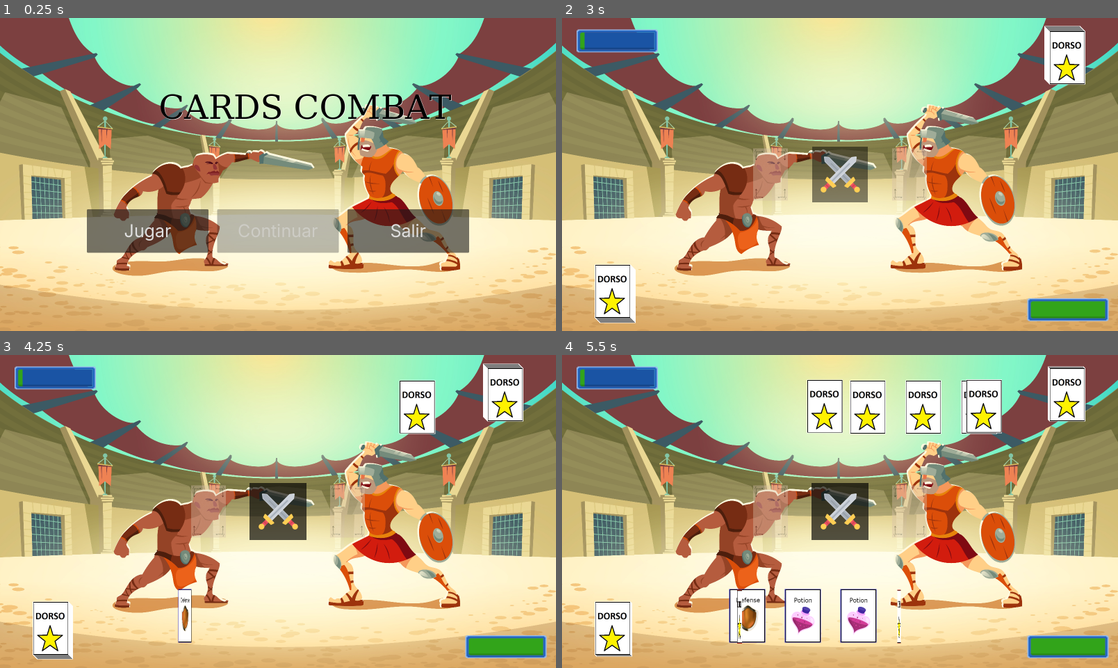
Above: before the commit, frames 1-4 (two rows, left to right).
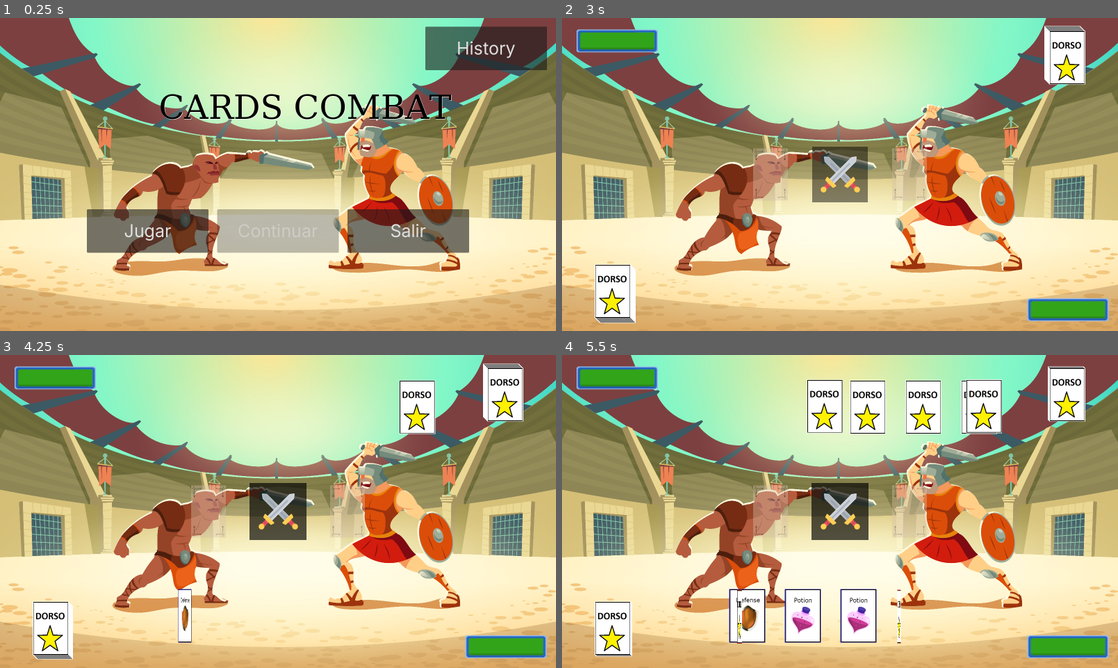
Above: after the commit, the same moments.

Repository: ChrisNGDC/cards_combat_game
Game: Godot game, scene res://escenes/main_menu.tscn
Two runs of this game, one before a commit and one after it. Both use one fixed random seed, a clock stepped at 60 frames per second and the inputs below.
Inputs (mouse positions are in pixels of both pictures, inside the frame that each line leads up to):
- Up to frame 1 (0.25 s): no input
- Up to frame 2 (3 s): click (1045, 49) at 0.5 s, where only the run after the commit has a clickable "History"; click (617, 52) at 1.25 s, where only the run after the commit has a clickable "Back"; click "Jugar" at 2 s; tap Enter at 2.75 s; drag from (701, 174) to (945, 174) at 2.77 s
- Up to frame 3 (4.25 s): click (278, 511) at 3.5 s
- Up to frame 4 (5.5 s): click (840, 511) at 4.25 s; click (840, 511) at 5 s

The runs differ from the first frame. In frame 1, 3.1% of the frame differs, in the area x 76-99%, y 2-17%; in frame 2, 0.7%; in frame 3, 0.7%; in frame 4, 0.7%.

Commit message:
historial de partidas agregado

Diff:
--- /dev/null
+++ b/escenes/deck_overlay.tscn
@@ -0,0 +1,44 @@
+[gd_scene format=3 uid="uid://dma0kfkxtq4pi"]
+
+[ext_resource type="Script" uid="uid://daprw7wlelbff" path="res://scripts/MainMenu/deck_overlay.gd" id="1_lskk3"]
+[ext_resource type="Script" uid="uid://bg4hhu4xbx5mf" path="res://scripts/MainMenu/item_shelf.gd" id="2_lskk3"]
+
+[node name="DeckOverlay" type="CanvasLayer" unique_id=1022579553]
+script = ExtResource("1_lskk3")
+
+[node name="ColorRect" type="ColorRect" parent="." unique_id=373236479]
+anchors_preset = 15
+anchor_right = 1.0
+anchor_bottom = 1.0
+grow_horizontal = 2
+grow_vertical = 2
+color = Color(0, 0, 0, 0.40392157)
+
+[node name="ItemShelf" type="HFlowContainer" parent="." unique_id=278130130]
+z_index = 5
+anchors_preset = 15
+anchor_right = 1.0
+anchor_bottom = 1.0
+offset_left = 174.0
+offset_top = 164.0
+offset_right = -185.0
+offset_bottom = -207.0
+grow_horizontal = 2
+grow_vertical = 2
+size_flags_horizontal = 3
+size_flags_vertical = 3
+theme_override_constants/h_separation = 10
+theme_override_constants/v_separation = 10
+alignment = 1
+last_wrap_alignment = 1
+script = ExtResource("2_lskk3")
+
+[node name="CloseButton" type="Button" parent="." unique_id=1318211013]
+offset_left = 699.0
+offset_top = 730.0
+offset_right = 910.0
+offset_bottom = 867.0
+theme_override_font_sizes/font_size = 50
+text = "Close"
+
+[connection signal="pressed" from="CloseButton" to="." method="_on_close_button_pressed"]
--- /dev/null
+++ b/escenes/history_entry.tscn
@@ -0,0 +1,30 @@
+[gd_scene format=3 uid="uid://jkub1bbktbli"]
+
+[ext_resource type="Script" uid="uid://cd76d78qkux4" path="res://scripts/MainMenu/history_entry.gd" id="1_l30ns"]
+
+[sub_resource type="Theme" id="Theme_l30ns"]
+default_font_size = 50
+
+[node name="HistoryEntry" type="HBoxContainer" unique_id=1610987984]
+offset_right = 30.0
+offset_bottom = 23.0
+theme = SubResource("Theme_l30ns")
+theme_override_constants/separation = 20
+script = ExtResource("1_l30ns")
+
+[node name="DateLabel" type="Label" parent="." unique_id=634362041]
+layout_mode = 2
+
+[node name="ResultLabel" type="Label" parent="." unique_id=1963291918]
+layout_mode = 2
+
+[node name="PlayerDeckButton" type="Button" parent="." unique_id=1270956001]
+layout_mode = 2
+text = "Player"
+
+[node name="CPUDeckButton" type="Button" parent="." unique_id=49342596]
+layout_mode = 2
+text = "CPU"
+
+[connection signal="pressed" from="PlayerDeckButton" to="." method="_on_player_deck_button_pressed"]
+[connection signal="pressed" from="CPUDeckButton" to="." method="_on_cpu_deck_button_pressed"]
--- /dev/null
+++ b/escenes/history_menu.tscn
@@ -0,0 +1,45 @@
+[gd_scene format=3 uid="uid://cqsiuf2ecnqmp"]
+
+[ext_resource type="Script" uid="uid://4bgfjgioukuq" path="res://scripts/MainMenu/history_menu.gd" id="1_6vont"]
+
+[node name="HistoryMenu" type="Control" unique_id=1901656517]
+layout_mode = 3
+anchors_preset = 15
+anchor_right = 1.0
+anchor_bottom = 1.0
+grow_horizontal = 2
+grow_vertical = 2
+script = ExtResource("1_6vont")
+
+[node name="Background" type="ColorRect" parent="." unique_id=1022262977]
+layout_mode = 1
+anchors_preset = 15
+anchor_right = 1.0
+anchor_bottom = 1.0
+grow_horizontal = 2
+grow_vertical = 2
+color = Color(0.24115604, 0.24115604, 0.24115601, 0.99607843)
+
+[node name="ScrollContainer" type="ScrollContainer" parent="." unique_id=1041779064]
+layout_mode = 1
+anchors_preset = 15
+anchor_right = 1.0
+anchor_bottom = 1.0
+grow_horizontal = 2
+grow_vertical = 2
+
+[node name="HistoryList" type="VBoxContainer" parent="ScrollContainer" unique_id=2078961321]
+layout_mode = 2
+size_flags_horizontal = 6
+size_flags_vertical = 6
+
+[node name="BackButton" type="Button" parent="." unique_id=912264283]
+layout_mode = 0
+offset_left = 30.0
+offset_top = 30.0
+offset_right = 277.0
+offset_bottom = 174.0
+theme_override_font_sizes/font_size = 50
+text = "Back"
+
+[connection signal="pressed" from="BackButton" to="." method="_on_back_button_pressed"]
--- a/escenes/main_menu.tscn
+++ b/escenes/main_menu.tscn
@@ -211,6 +211,8 @@
 script = SubResource("GDScript_ofhy1")
 
 [node name="Camera2D" type="Camera2D" parent="." unique_id=1235040181]
+z_index = 25
+editor_draw_limits = true
 
 [node name="Background" type="Sprite2D" parent="." unique_id=1146990033]
 scale = Vector2(0.3, 0.3)
@@ -274,5 +276,15 @@
 icon_alignment = 1
 metadata/_edit_use_anchors_ = true
 
+[node name="History" type="Button" parent="MenuOptions" unique_id=1784234902]
+layout_mode = 0
+offset_left = 424.0
+offset_top = -425.0
+offset_right = 774.0
+offset_bottom = -300.0
+theme_override_font_sizes/font_size = 50
+text = "History"
+
 [connection signal="pressed" from="MenuOptions/Play" to="MenuOptions" method="_on_play_pressed"]
 [connection signal="pressed" from="MenuOptions/Exit" to="MenuOptions" method="_on_exit_pressed"]
+[connection signal="pressed" from="MenuOptions/History" to="MenuOptions" method="_on_history_pressed"]
--- a/scripts/Combat/card_manager.gd
+++ b/scripts/Combat/card_manager.gd
@@ -255,8 +255,6 @@
 	instance.setup(won)
 	var run_data = {
 		"date": Time.get_date_string_from_system(),
-		"player_hp": GlobalData.player_hp,
-		"cpu_hp": GlobalData.cpu_hp,
 		"won": (GlobalData.player_hp > 0),
 		"player_deck": cards_to_save(GlobalData.selected_deck.cartas),
 		"cpu_deck": cards_to_save(GlobalData.selected_deck.cartas)
@@ -267,8 +265,7 @@
 	var deck_cards = []
 	for card in deck:
 		deck_cards.append({
-			"nombre": card.nombre,
-			"nivel_actual": card.nivel_actual,
-			"nivel_max": card.nivel_max
+			"tipo": card.nombre,
+			"datos": [card.nivel_actual, card.nivel_max]
 		})
 	return deck_cards
--- /dev/null
+++ b/scripts/MainMenu/deck_overlay.gd
@@ -0,0 +1,17 @@
+extends CanvasLayer
+
+@onready var shelf = $ItemShelf
+
+func display_deck(deck_data: Array):
+	for child in shelf.get_children():
+		child.queue_free()
+
+	var mazo = []
+	for card_info in deck_data:
+		var nueva_carta = GlobalData.create_card(card_info.tipo, card_info.datos)
+		mazo.append(nueva_carta)
+
+	shelf.mostrar_cartas(mazo)
+
+func _on_close_button_pressed():
+	queue_free()
--- /dev/null
+++ b/scripts/MainMenu/history_entry.gd
@@ -0,0 +1,17 @@
+extends HBoxContainer
+
+signal show_deck_requested(deck_data)
+
+var run_data: Dictionary
+
+func setup(data: Dictionary):
+	run_data = data
+	$DateLabel.text = data["date"]
+	$ResultLabel.text = "WIN" if data["won"] else "LOSS"
+	$ResultLabel.add_theme_color_override("font_color", Color.GREEN if data["won"] else Color.RED)
+
+func _on_player_deck_button_pressed():
+	show_deck_requested.emit(run_data["player_deck"])
+
+func _on_cpu_deck_button_pressed():
+	show_deck_requested.emit(run_data["cpu_deck"])
--- /dev/null
+++ b/scripts/MainMenu/history_menu.gd
@@ -0,0 +1,27 @@
+extends Control
+
+@onready var list = $ScrollContainer/HistoryList
+var entry_scene = preload("res://escenes/history_entry.tscn")
+var overlay_scene = preload("res://escenes/deck_overlay.tscn")
+
+func _ready():
+	display_history()
+
+func display_history():
+	for child in list.get_children():
+		child.queue_free()
+
+	var history = SaveManager.load_history()
+	for run in history:
+		var entry = entry_scene.instantiate()
+		list.add_child(entry)
+		entry.setup(run)
+		entry.show_deck_requested.connect(_on_show_deck_requested)
+
+func _on_show_deck_requested(deck_data: Array):
+	var overlay = overlay_scene.instantiate()
+	add_child(overlay)
+	overlay.display_deck(deck_data)
+
+func _on_back_button_pressed():
+	get_tree().change_scene_to_file("res://escenes/main_menu.tscn")
--- /dev/null
+++ b/scripts/MainMenu/item_shelf.gd
@@ -0,0 +1,20 @@
+extends HFlowContainer
+
+var card_scene = preload("res://escenes/card.tscn")
+
+func mostrar_cartas(mazo: Array):
+	for child in get_children():
+		child.queue_free()
+
+	for carta in mazo:
+		var wrapper = Control.new()
+		wrapper.custom_minimum_size = Vector2(150, 200)
+		wrapper.mouse_filter = Control.MOUSE_FILTER_PASS
+		add_child(wrapper)
+
+		var nueva_carta = card_scene.instantiate()
+		wrapper.add_child(nueva_carta)
+		nueva_carta.setup(carta, true)
+		nueva_carta.show_card(true)
+		nueva_carta.dar_borde()
+		nueva_carta.position = wrapper.custom_minimum_size / 2
--- a/scripts/MainMenu/menu_options.gd
+++ b/scripts/MainMenu/menu_options.gd
@@ -19,3 +19,7 @@
 
 func _on_play_pressed() -> void:
 	get_tree().change_scene_to_file("res://escenes/decks.tscn")
+
+
+func _on_history_pressed() -> void:
+	get_tree().change_scene_to_file("res://escenes/history_menu.tscn")
--- a/scripts/global_data.gd
+++ b/scripts/global_data.gd
@@ -8,7 +8,7 @@
 		player_hp = clamp(val, 0, 100)
 		hp_changed.emit(player_hp, true)
 var player_damage_to_recieve: int = 0
-var cpu_hp: int = 10:
+var cpu_hp: int = 100:
 	set(val):
 		cpu_hp = clamp(val, 0, 100)
 		hp_changed.emit(cpu_hp, false)
Not shown, added: scripts/MainMenu/deck_overlay.gd.uid
Not shown, added: scripts/MainMenu/history_entry.gd.uid
Not shown, added: scripts/MainMenu/history_menu.gd.uid
Not shown, added: scripts/MainMenu/item_shelf.gd.uid
